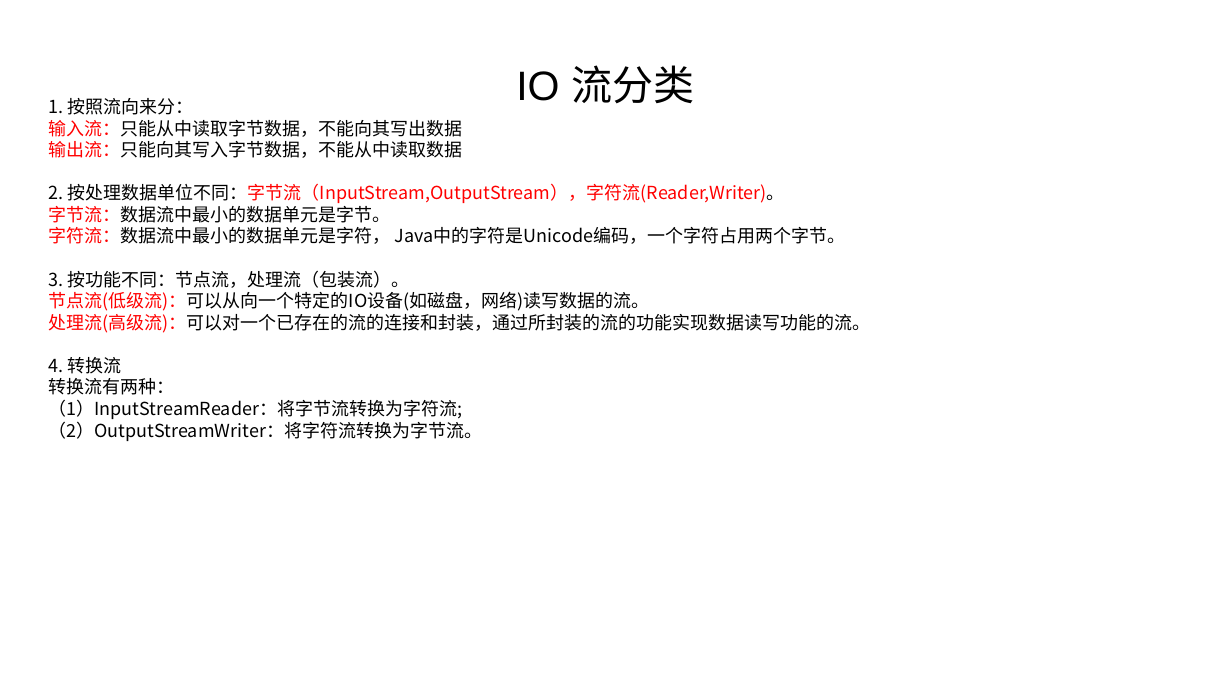
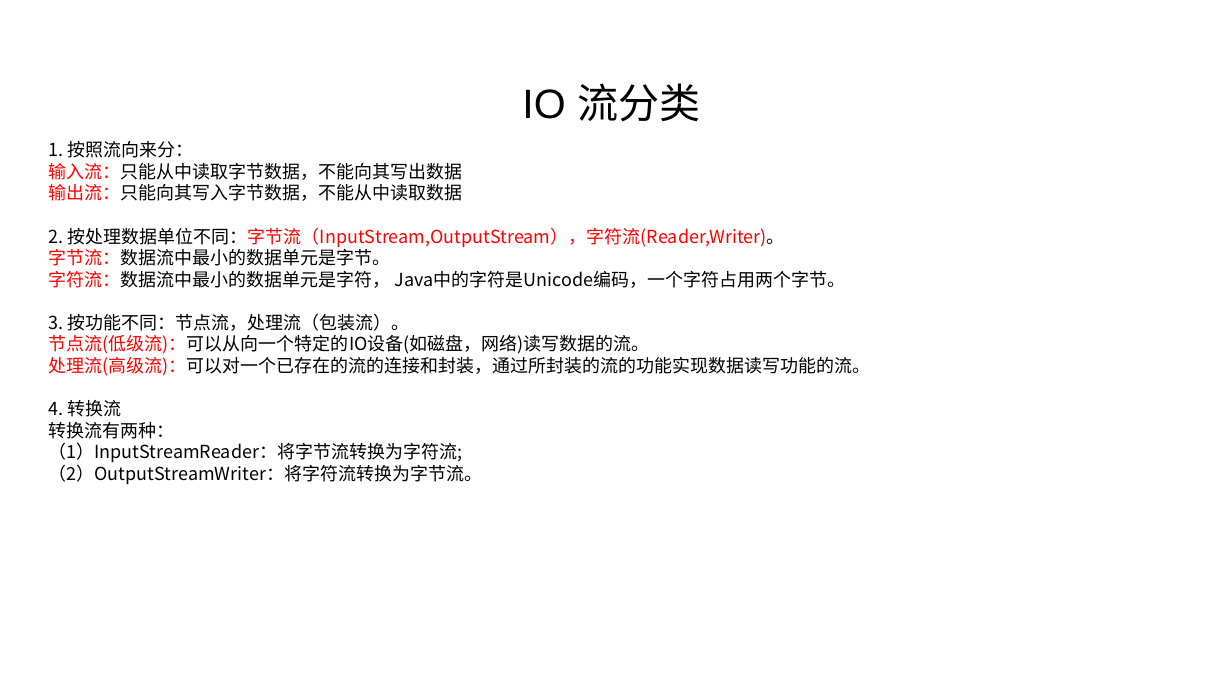
Before and after one commit to linkknown/PPT, a slide deck: slide 5 of 基础PPT/第8章：Java IO基础.pptx. Drawn at 1232x693 pixels with LibreOffice and Linux fonts; fonts in the diff are those of the drawing; background and template pictures are left out. Boxes give left, top, right and bottom in pixels: in the first picture for what was removed or moved away, otherwise in the second. Text is boxed around its words. In the diff, an @@ line names an element or a change of style, - is before the commit and + after.

```diff
--- a/基础PPT/第8章：Java IO基础.pptx
+++ b/基础PPT/第8章：Java IO基础.pptx
@@ text "IO 流分类": place and size @@
-text "IO 流分类" at box(516, 65, 694, 104)
+text "IO 流分类" at box(522, 83, 700, 122)
@@ text "IO 流分类" at box(522, 83, 700, 122): alignment left to centre @@
@@ text "1. 按照流向来分：": place and size @@
-text "1. 按照流向来分：" at box(48, 98, 870, 441)
+text "1. 按照流向来分：" at box(49, 141, 871, 484)
```
Also in this commit, not shown: 5 other slides changed, 8 slides added, 2 slides removed, 1 other file.
